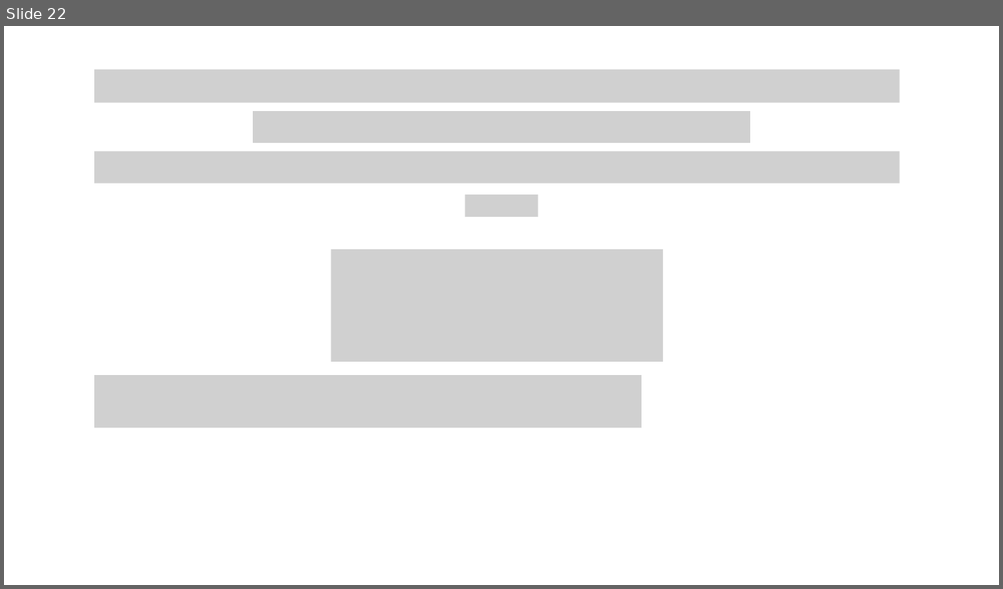
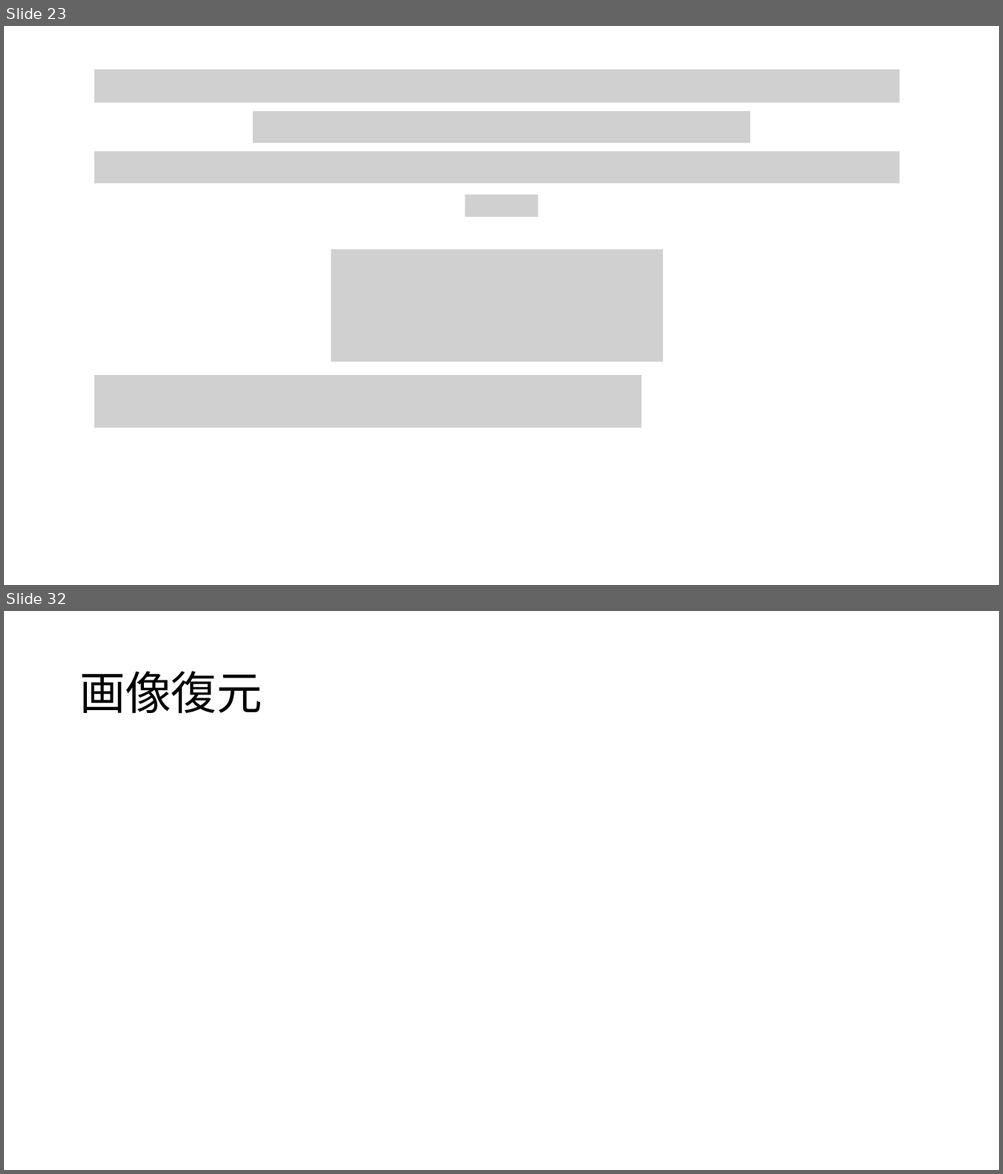
Before and after one commit to atuyoti/dot, a slide deck: slide/0519.pptx. Shown one above the other, each under a label of ours: slide 22 before the commit, slides 23 and 32 after it; the slides between them are not shown. The pictures are 1003x589 and 1003x1174 pixels, drawn with LibreOffice and Linux fonts; fonts in the diff are those of the drawing; grey boxes stand for pictures. Boxes give left, top, right and bottom in pixels: in the first picture for what was removed or moved away, otherwise in the second. Text is boxed around its words. In the diff, an @@ line names an element or a change of style, - is before the commit and + after.

```diff
--- a/slide/0519.pptx
+++ b/slide/0519.pptx
@@ slide 32 added at <box>4,611,999,1170</box>, background #FFFFFF @@
@@ title added at <box>79,671,262,713</box>, 44 pt, text #000000 @@
+画像復元
@@ what was slide 22 is now slide 23 @@
```
Also in this commit, not shown: 3 slides changed, 20 other slides added.
